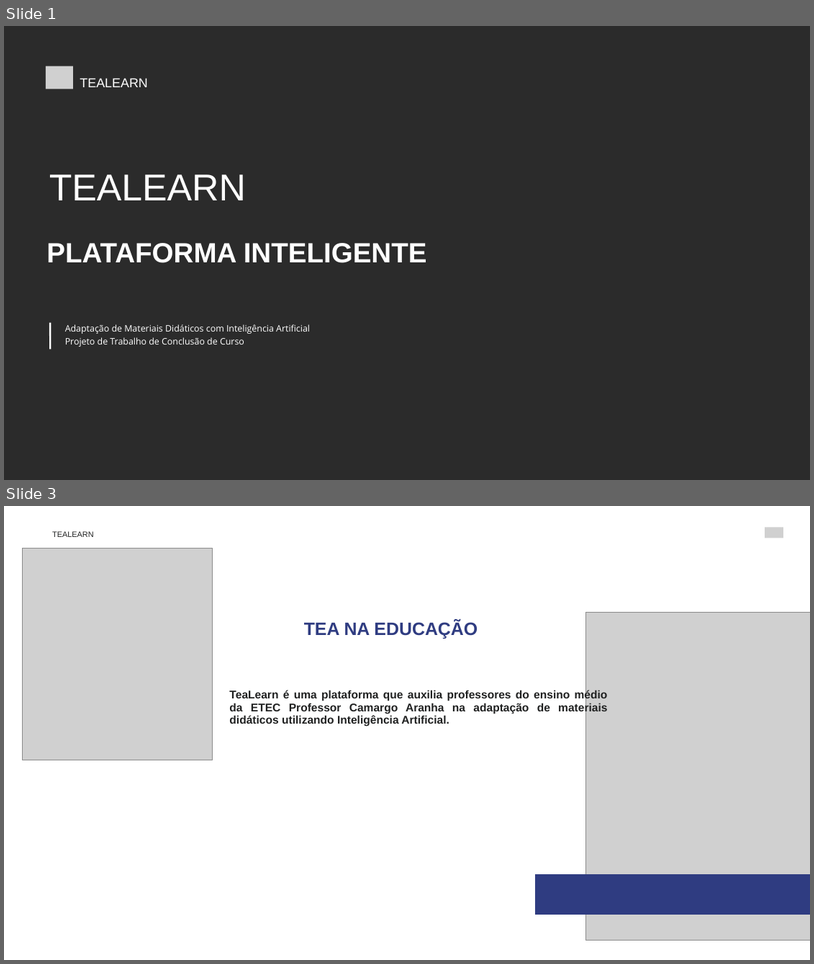
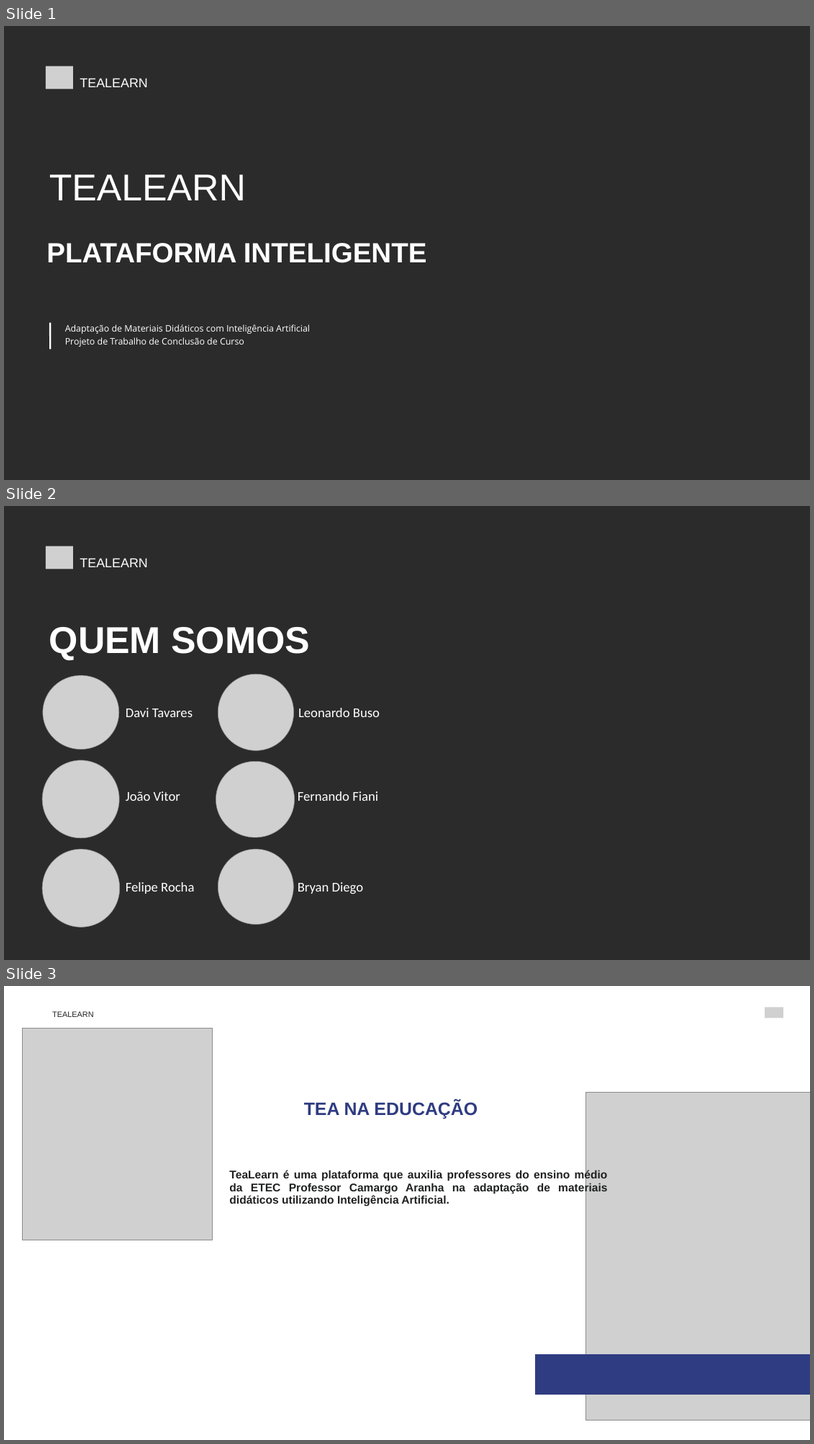
Before and after one commit to bessa2121/TCC, a slide deck: TeaLearn Educação Inclusiva com IA.pptx. Shown one above the other, each under a label of ours: slides 1 and 3 before the commit, slides 1, 2 and 3 after it; the slides between them are not shown. The pictures are 814x964 and 814x1444 pixels, drawn with LibreOffice and Linux fonts; fonts in the diff are those of the drawing; grey boxes stand for pictures; background and template pictures are left out; a plain dark background stands for a picture behind light text. Boxes give left, top, right and bottom in pixels: in the first picture for what was removed or moved away, otherwise in the second. Text is boxed around its words. In the diff, an @@ line names an element or a change of style, - is before the commit and + after.

```diff
--- a/TeaLearn Educação Inclusiva com IA.pptx
+++ b/TeaLearn Educação Inclusiva com IA.pptx
@@ slide 2 added at (4,506,810,960), background picture (left out) @@
@@ picture added at (46,546,73,569) @@
@@ text added at (80,558,147,567), 23 pt, text #FFFFFF @@
+TEALEARN
@@ text added at (49,627,310,660), 66.6 pt, text #FFFFFF, bold @@
+QUEM SOMOS
@@ picture added at (43,675,119,749) @@
@@ picture added at (218,674,294,751) @@
@@ text added at (126,708,193,717), 24 pt, text #FFFFFF @@
+Davi Tavares
@@ text added at (298,708,380,717), 24 pt, text #FFFFFF @@
+Leonardo Buso
@@ picture added at (42,760,119,838) @@
@@ picture added at (216,761,295,837) @@
@@ ellipse added at (49,770,113,829), fill #FFFFFF @@
@@ ellipse added at (226,770,289,829), fill #FFFFFF @@
@@ text added at (126,791,180,800), 24 pt, text #FFFFFF @@
+João Vitor
@@ text added at (298,791,378,800), 24 pt, text #FFFFFF @@
+Fernando Fiani
@@ picture added at (42,849,120,926) @@
@@ picture added at (218,849,293,924) @@
@@ ellipse added at (49,857,113,916), fill #FFFFFF @@
@@ ellipse added at (225,857,288,916), fill #FFFFFF @@
@@ text added at (126,882,194,893), 24 pt, text #FFFFFF @@
+Felipe Rocha
@@ text added at (298,882,364,893), 24 pt, text #FFFFFF @@
+Bryan Diego
```
Also in this commit, not shown: 1 slide removed, 1 other file.
